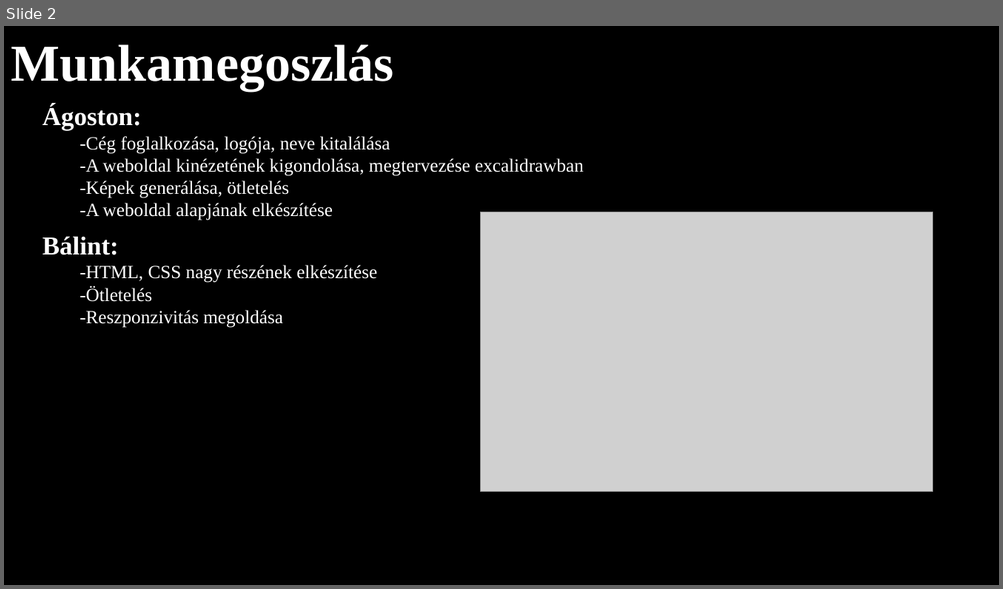
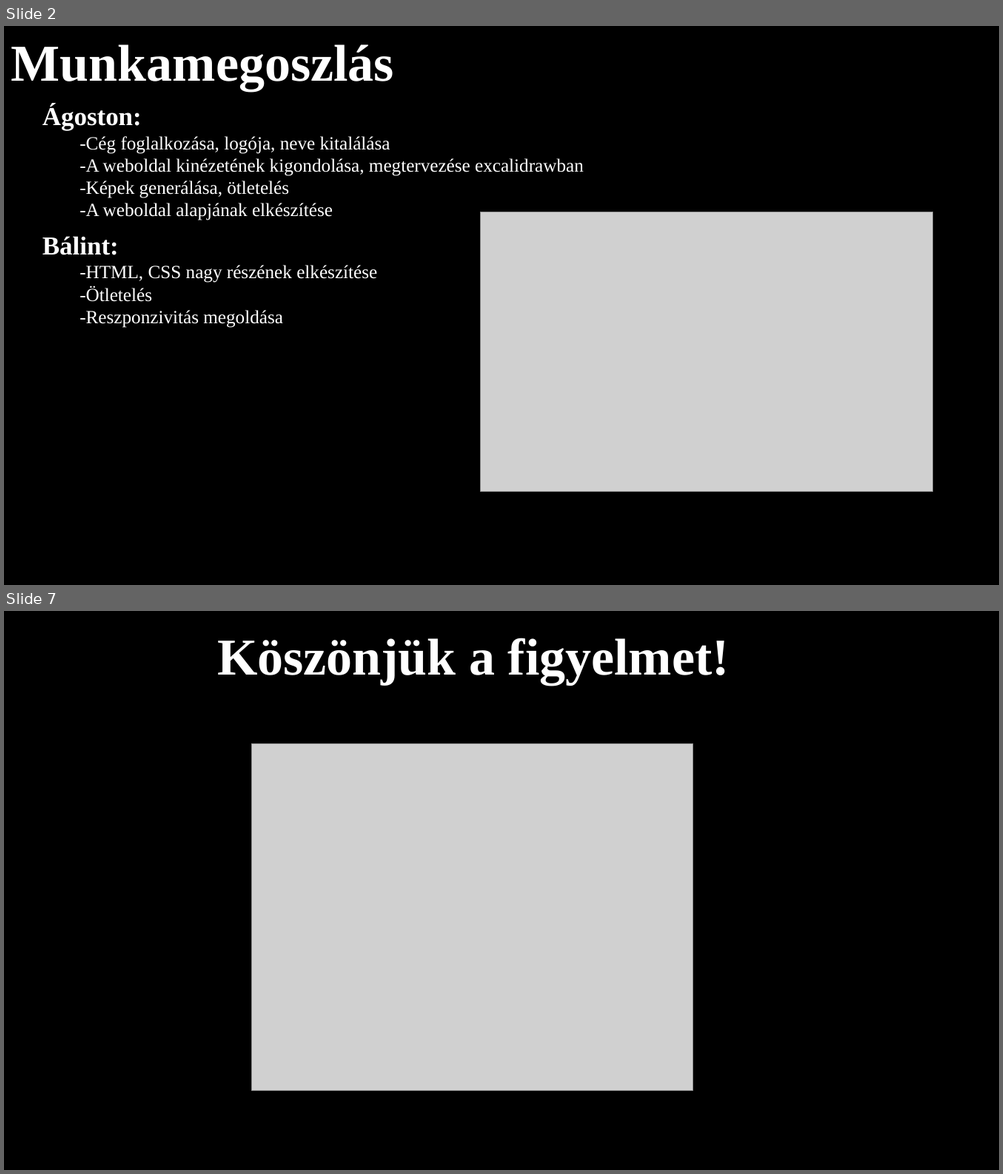
Before and after one commit to 24cAgoston/K-m-ves, a slide deck: prezentacio.pptx. Shown one above the other, each under a label of ours: slide 2 before the commit, slides 2 and 7 after it; the slides between them are not shown. The pictures are 1003x589 and 1003x1174 pixels, drawn with LibreOffice and Linux fonts; fonts in the diff are those of the drawing; grey boxes stand for pictures; background and template pictures are left out. Boxes give left, top, right and bottom in pixels: in the first picture for what was removed or moved away, otherwise in the second. Text is boxed around its words. In the diff, an @@ line names an element or a change of style, - is before the commit and + after.

```diff
--- a/prezentacio.pptx
+++ b/prezentacio.pptx
@@ slide 7 added at (x1=4, y1=611, x2=999, y2=1170), background picture (left out) @@
@@ text added at (x1=217, y1=638, x2=729, y2=684), 50 pt, text #FFFFFF, bold @@
+Köszönjük a figyelmet!
@@ picture added at (x1=252, y1=743, x2=693, y2=1091) @@
```
Also in this commit, not shown: 2 slides changed, 3 other slides added, 7 other files.
